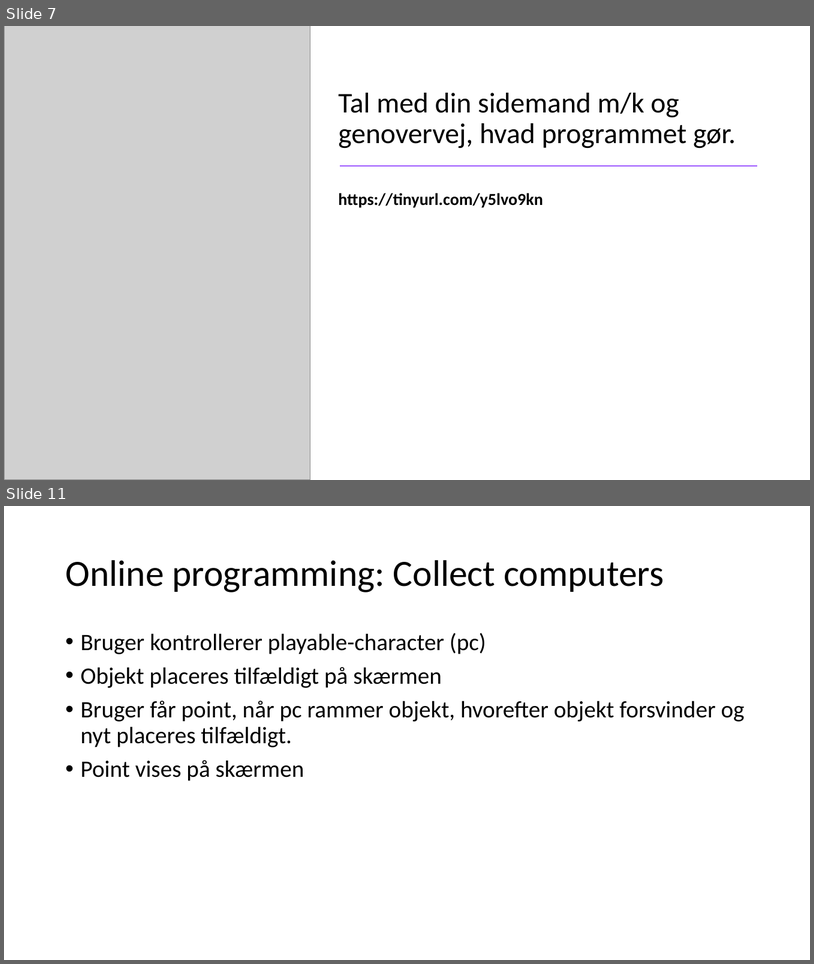
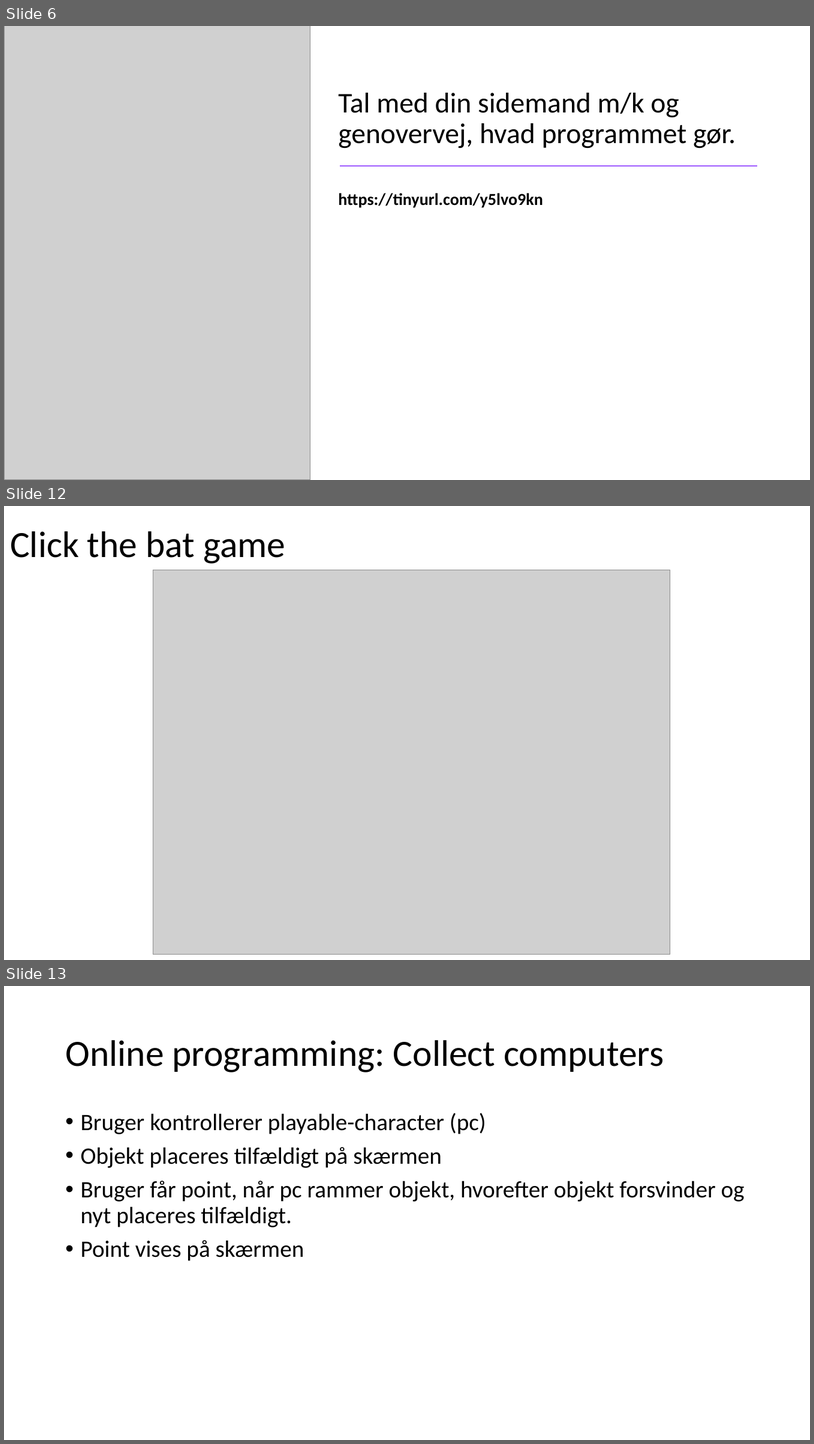
Before and after one commit to fisterloegsovs/pop22, a slide deck: lectures/1.2Scratch/lecture.pptx. Shown one above the other, each under a label of ours: slides 7 and 11 before the commit, slides 6, 12 and 13 after it; the slides between them are not shown. The pictures are 814x964 and 814x1444 pixels, drawn with LibreOffice and Linux fonts; fonts in the diff are those of the drawing; grey boxes stand for pictures. Boxes give left, top, right and bottom in pixels: in the first picture for what was removed or moved away, otherwise in the second. Text is boxed around its words. In the diff, an @@ line names an element or a change of style, - is before the commit and + after.

```diff
--- a/lectures/1.2Scratch/lecture.pptx
+++ b/lectures/1.2Scratch/lecture.pptx
@@ slide 12 added at box(4, 506, 810, 960), background #FFFFFF @@
@@ title added at box(10, 531, 285, 564), 44 pt, text #000000 @@
+Click the bat game
@@ picture added at box(153, 570, 671, 954) @@
@@ what was slide 7 is now slide 6 @@
@@ what was slide 11 is now slide 13 @@
```
Also in this commit, not shown: 5 slides changed, 4 other slides added, 4 slides removed, 4 other files.
